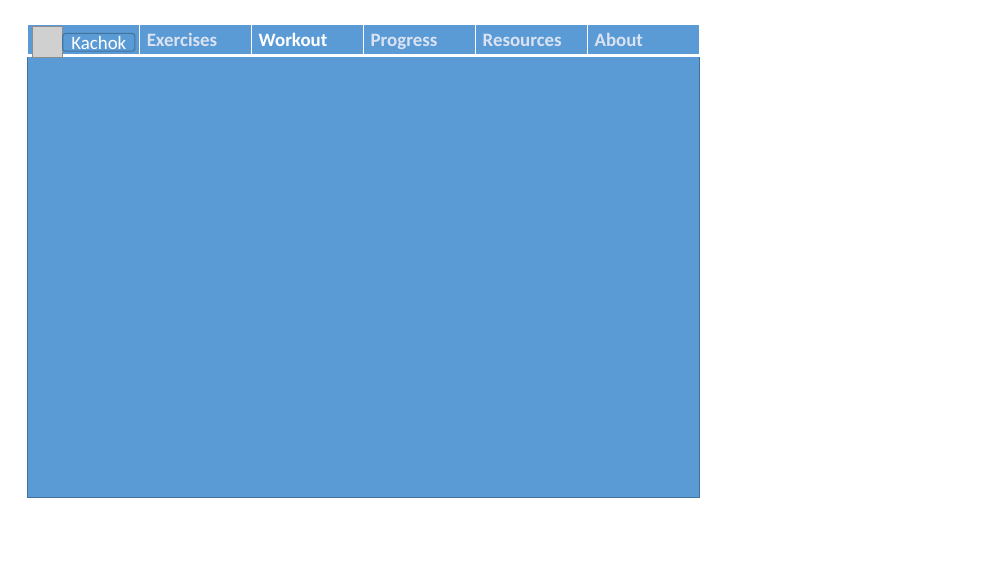
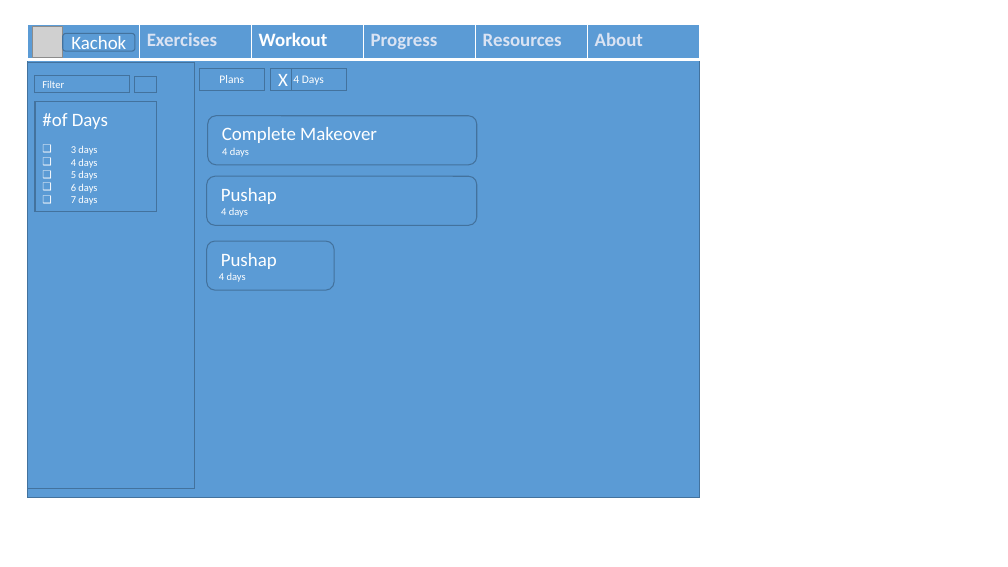
Before and after one commit to stevchik/Kachok, a slide deck: slide 5 of Mockup.pptx. Drawn at 1008x567 pixels with LibreOffice and Linux fonts; fonts in the diff are those of the drawing; grey boxes stand for pictures. Boxes give left, top, right and bottom in pixels: in the first picture for what was removed or moved away, otherwise in the second. Text is boxed around its words. In the diff, an @@ line names an element or a change of style, - is before the commit and + after.

```diff
--- a/Mockup.pptx
+++ b/Mockup.pptx
@@ table: place and size @@
-table at (27, 24, 699, 55)
+table at (27, 24, 699, 59)
@@ rectangle added at (27, 63, 194, 488), fill #5B9BD5, outline #43739E 1 pt @@
@@ rectangle added at (35, 76, 129, 93), fill #5B9BD5, outline #43739E 1 pt, 10 pt, text #FFFFFF @@
+Filter
@@ rectangle added at (135, 76, 156, 93), fill #5B9BD5, outline #43739E 1 pt @@
@@ rectangle added at (200, 68, 265, 90), fill #5B9BD5, outline #43739E 1 pt, 11 pt, text #FFFFFF @@
+Plans
@@ rectangle added at (271, 68, 347, 90), fill #5B9BD5, outline #43739E 1 pt, 11 pt, text #FFFFFF @@
+4 Days
@@ rectangle added at (271, 68, 291, 90), fill #5B9BD5, outline #43739E 1 pt, 18 pt, text #FFFFFF @@
+X
@@ rectangle added at (35, 102, 156, 212), fill #5B9BD5, outline #43739E 1 pt, 10 pt, text #FFFFFF @@
+#of Days
+❑ 3 days
+❑ 4 days
+❑ 5 days
+❑ 6 days
+❑ 7 days
@@ rounded rectangle added at (208, 116, 477, 165), fill #5B9BD5, outline #43739E 1 pt, 18 pt, text #FFFFFF @@
+Complete Makeover
+4 days
@@ rounded rectangle added at (206, 176, 476, 225), fill #5B9BD5, outline #43739E 1 pt, 18 pt, text #FFFFFF @@
+Pushap
+4 days
@@ rounded rectangle added at (206, 241, 333, 290), fill #5B9BD5, outline #43739E 1 pt, 18 pt, text #FFFFFF @@
+Pushap
+4 days
```
Also in this commit, not shown: 5 slides added, 6 other files.
